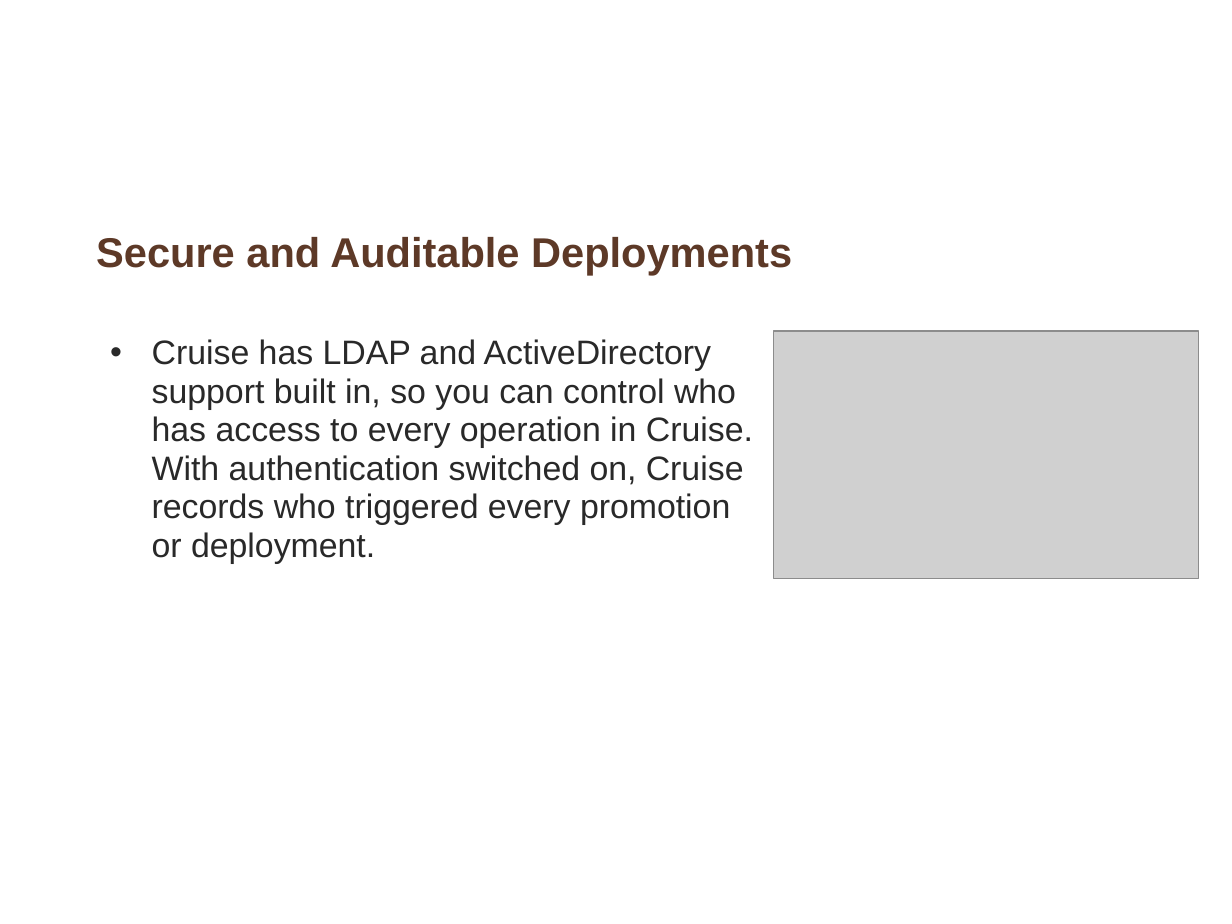
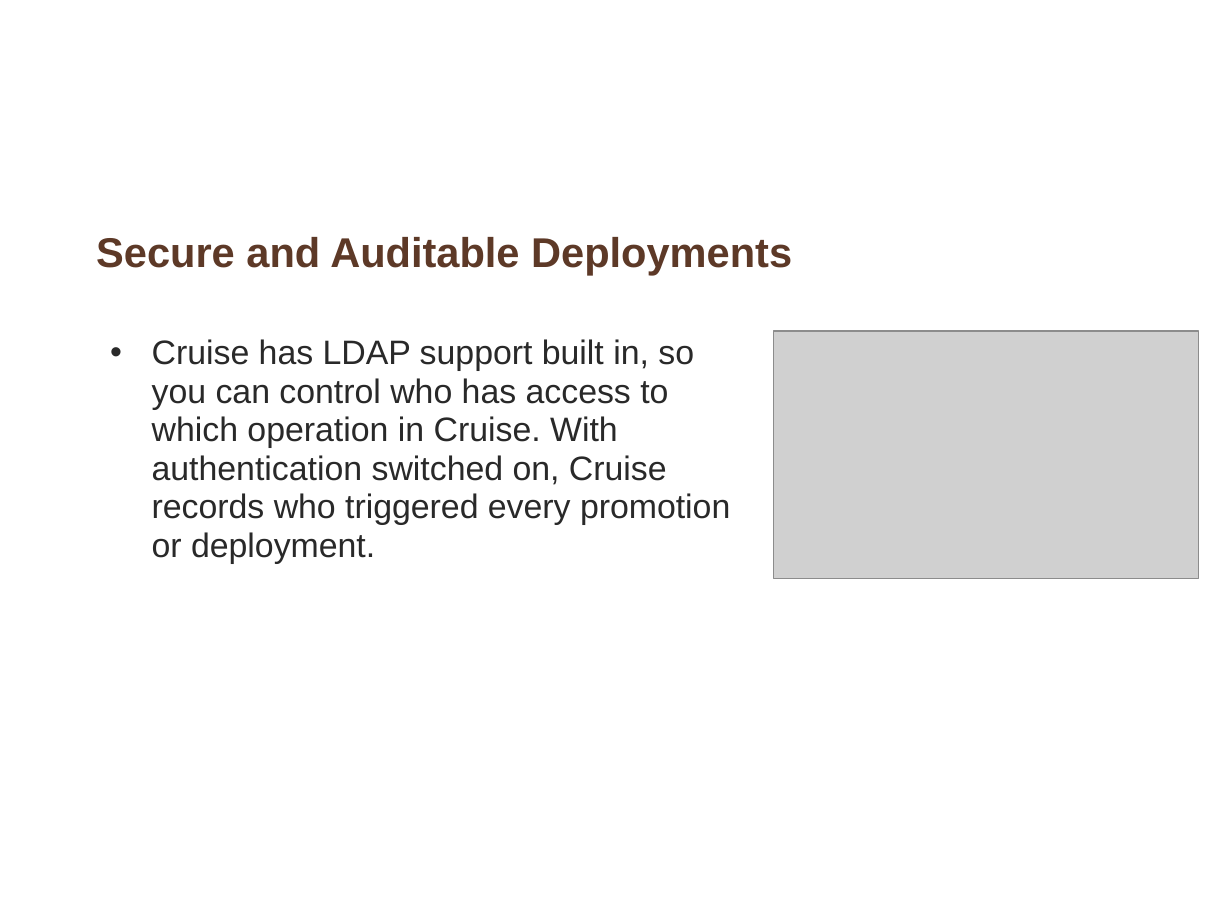
Before and after one commit to whimet/cruisetraining, a slide deck: slide 8 of Core_features_of_Cruise.ppt. Drawn at 1232x924 pixels with LibreOffice and Linux fonts; fonts in the diff are those of the drawing; grey boxes stand for pictures; background and template pictures are left out. Boxes give left, top, right and bottom in pixels: in the first picture for what was removed or moved away, otherwise in the second. Text is boxed around its words. In the diff, an @@ line names an element or a change of style, - is before the commit and + after.

Commit message:
change text for core features

```diff
--- a/Core_features_of_Cruise.ppt
+++ b/Core_features_of_Cruise.ppt
@@ text at (152,339,730,564): text changed @@
-  • Cruise has LDAP and ActiveDirectory support built in, so you can control who has access to every operation in Cruise. With authentication switched on, Cruise records who triggered every promotion or deployment.
+  • Cruise has LDAP support built in, so you can control who has access to which operation in Cruise. With authentication switched on, Cruise records who triggered every promotion or deployment.
```
